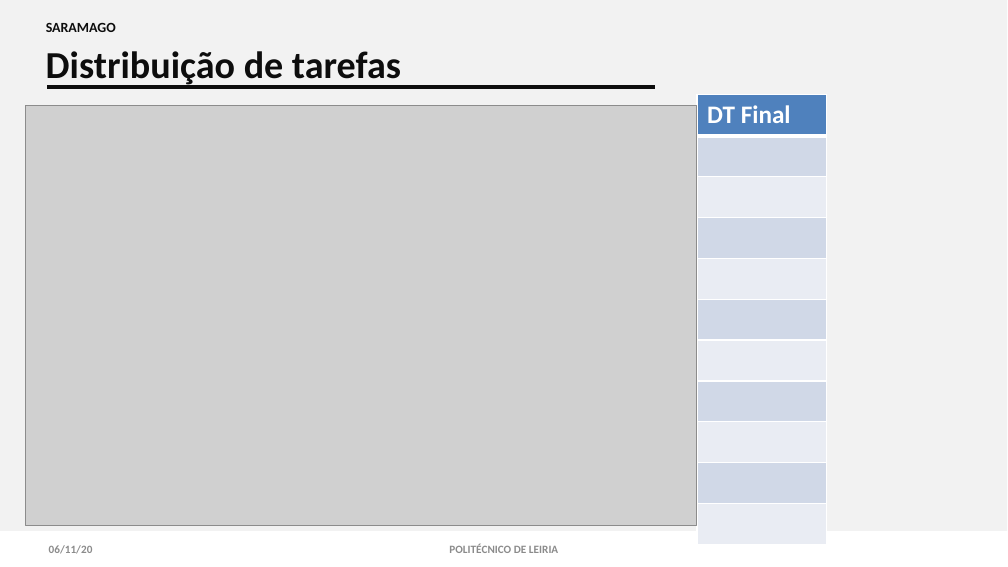
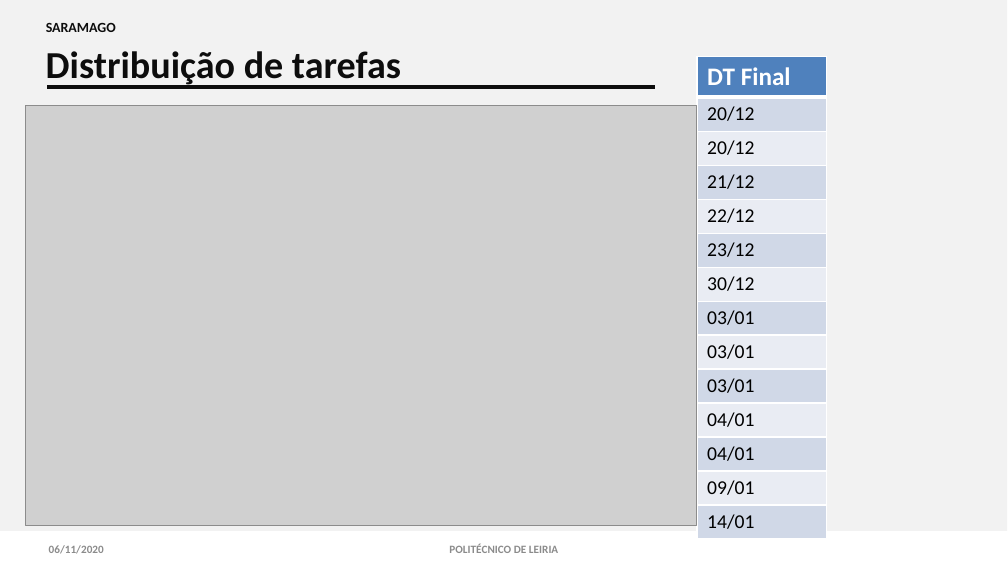
Before and after one commit to 2180622/IPL_PSI_ProjetoFinal_SARAMAGO, a slide deck: slide 11 of documentacao/Especificacao_Sistema_Informacao/android/IPL-TeSP-AMSI-SARAMAGO.pptx. Drawn at 1008x567 pixels with LibreOffice and Linux fonts; fonts in the diff are those of the drawing; grey boxes stand for pictures. Boxes give left, top, right and bottom in pixels: in the first picture for what was removed or moved away, otherwise in the second. Text is boxed around its words. In the diff, an @@ line names an element or a change of style, - is before the commit and + after.

Commit message:
Powerpoint update

```diff
--- a/documentacao/Especificacao_Sistema_Informacao/android/IPL-TeSP-AMSI-SARAMAGO.pptx
+++ b/documentacao/Especificacao_Sistema_Informacao/android/IPL-TeSP-AMSI-SARAMAGO.pptx
@@ table at (698, 56, 828, 533) @@
-row 2: 
-row 3: 
-row 4: 
-row 5: 
-row 6: 
-row 7: 
-row 8: 
-row 9: 
-row 10: 
-row 11: 
+row 2: 20/12
+row 3: 20/12
+row 4: 21/12
+row 5: 22/12
+row 6: 23/12
+row 7: 30/12
+row 8: 03/01
+row 9: 03/01
+row 10: 03/01
+row 11: 04/01
+row 12: 04/01
+row 13: 09/01
+row 14: 14/01
@@ table: place and size @@
-table at (698, 95, 828, 544)
+table at (698, 56, 828, 533)
@@ text at (49, 545, 104, 554): text changed @@
-06/11/20
+06/11/2020
```
Also in this commit, not shown: 10 other slides changed, 1 other file.
